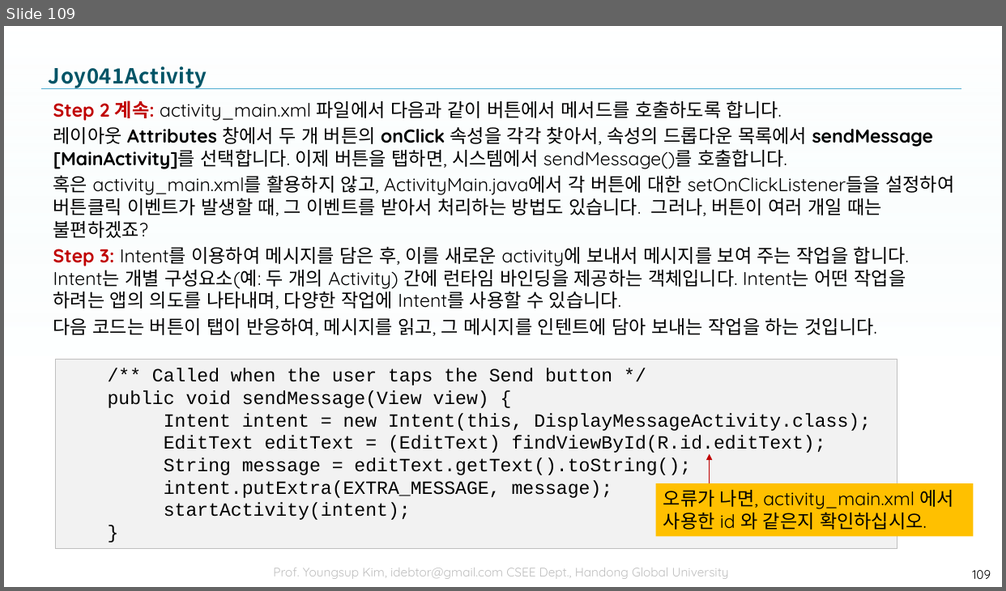
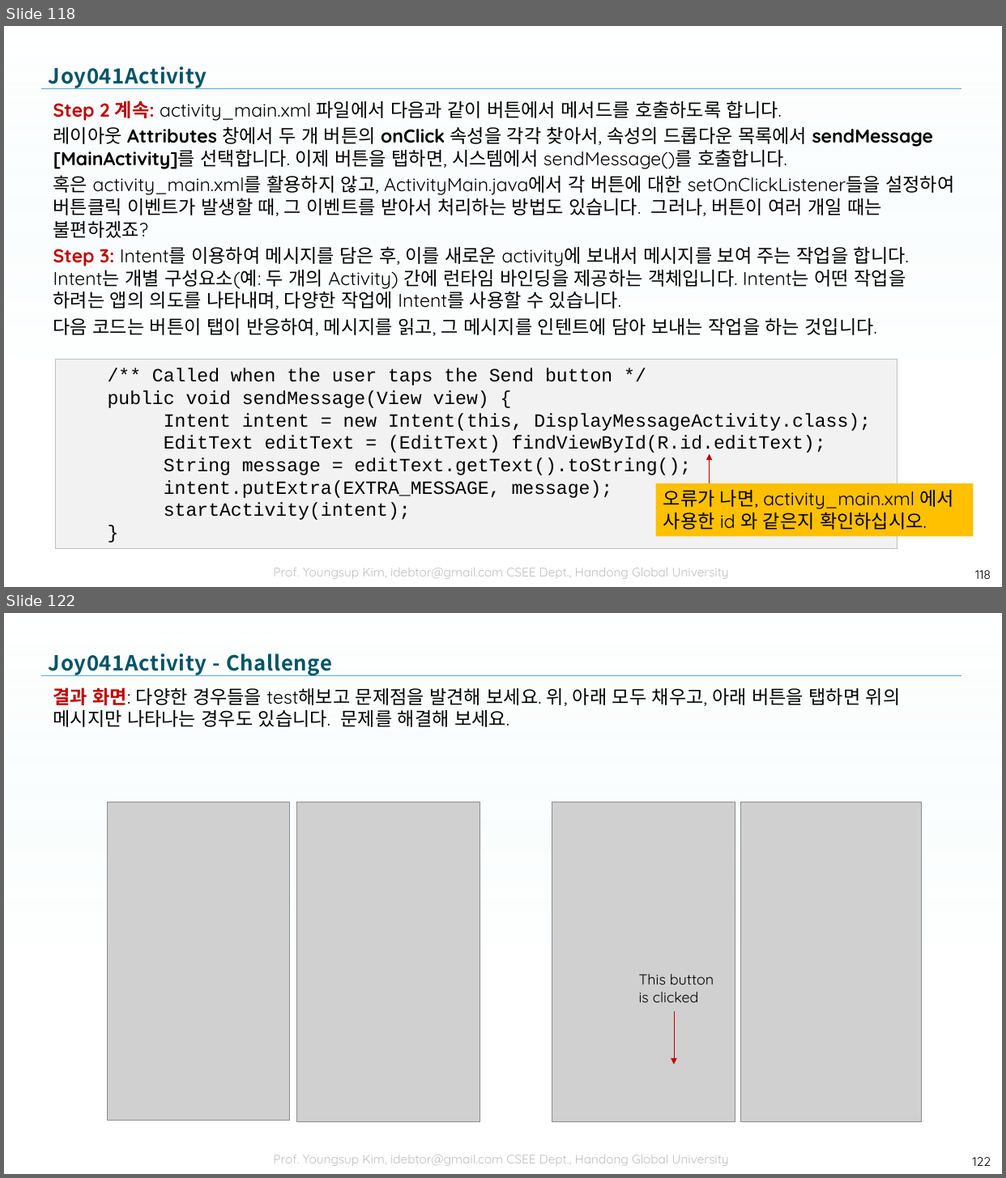
Before and after one commit to tae7841/HuStarAS, a slide deck: ppts/04Activity.pptx. Shown one above the other, each under a label of ours: slide 109 before the commit, slides 118 and 122 after it; the slides between them are not shown. The pictures are 1006x591 and 1006x1178 pixels, drawn with LibreOffice and Linux fonts; fonts in the diff are those of the drawing; grey boxes stand for pictures; background and template pictures are left out. Boxes give left, top, right and bottom in pixels: in the first picture for what was removed or moved away, otherwise in the second. Text is boxed around its words. In the diff, an @@ line names an element or a change of style, - is before the commit and + after.

```diff
--- a/ppts/04Activity.pptx
+++ b/ppts/04Activity.pptx
@@ slide 122 added at (4, 613, 1002, 1174), background picture (left out); not listed: 3 template elements that a slide beside it also shows @@
@@ title added at (49, 653, 332, 676), 20 pt, text gradient #005466 to #005061 to #003E4B, bold @@
+Joy041Activity - Challenge
@@ text added at (53, 688, 901, 727), 18 pt, text #000000 @@
+결과 화면: 다양한 경우들을 test해보고 문제점을 발견해 보세요. 위, 아래 모두 채우고, 아래 버튼을 탭하면 위의 메시지만 나타나는 경우도 있습니다. 문제를 해결해 보세요.
@@ picture added at (108, 802, 290, 1121) @@
@@ picture added at (296, 802, 480, 1122) @@
@@ picture added at (552, 802, 735, 1122) @@
@@ picture added at (740, 802, 922, 1122) @@
@@ text added at (639, 974, 714, 1003), 14 pt, text #000000 @@
+This button
+is clicked
@@ arrow added from (674, 1012) to (674, 1064), #C00000 0.25 pt @@
@@ page number added at (973, 1157, 991, 1166), 12 pt, text #000000 @@
+122
@@ what was slide 109 is now slide 118 @@
@@ page number at (975, 570, 991, 579): text changed @@
-109
+118
```
Also in this commit, not shown: 8 other slides added.
